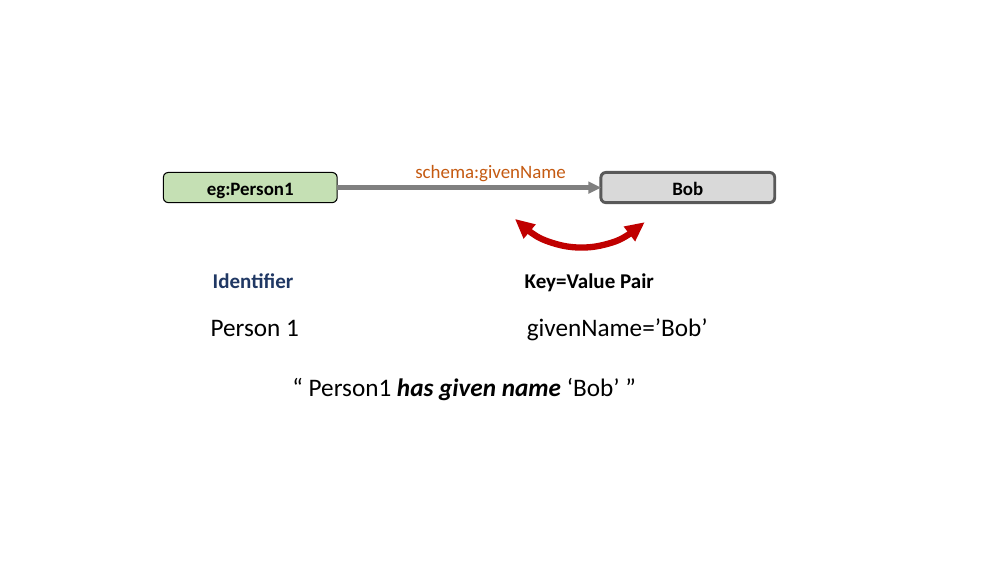
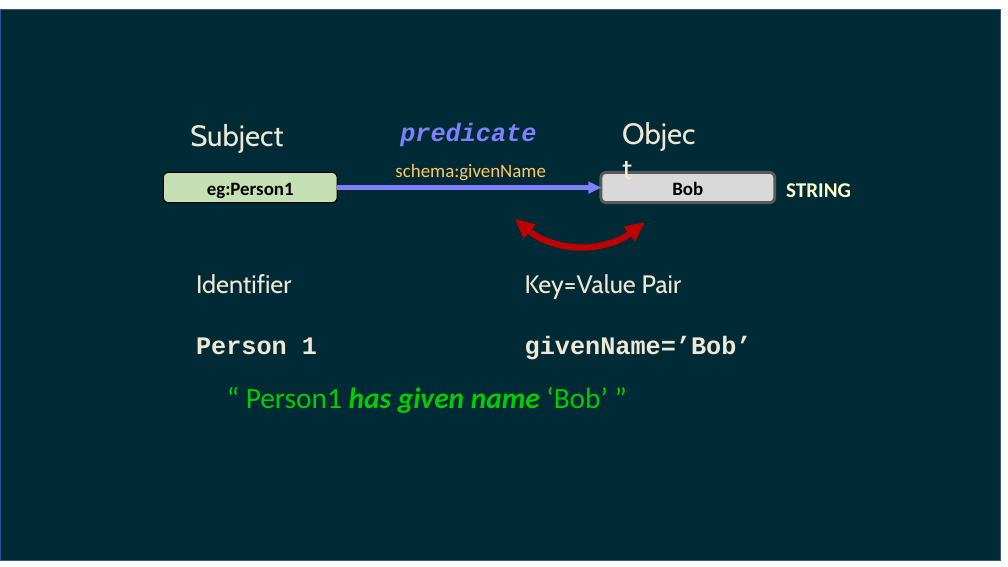
Before and after one commit to phuse-org/LinkedDataWorkshop, a slide deck: slide 2 of EUConnect18/presentation/images/ImagesForPres.pptx (slide 1 before the commit). Drawn at 1008x567 pixels with LibreOffice and Linux fonts; fonts in the diff are those of the drawing. Boxes give left, top, right and bottom in pixels: in the first picture for what was removed or moved away, otherwise in the second. Text is boxed around its words. In the diff, an @@ line names an element or a change of style, - is before the commit and + after.

```diff
--- a/EUConnect18/presentation/images/ImagesForPres.pptx
+++ b/EUConnect18/presentation/images/ImagesForPres.pptx
@@ rectangle added at [0, 10, 1000, 561], fill #002B36, outline #325491 1 pt @@
@@ text added at [615, 111, 712, 154], 28 pt, text #EEE8D5 @@
+Object
@@ text added at [190, 124, 283, 153], 28 pt, text #EEE8D5 @@
+Subject
@@ text added at [400, 122, 536, 147], 24 pt, text #8080FF, bold, italic @@
+predicate
@@ text "schema:givenName": place and size @@
-text "schema:givenName" at [415, 165, 565, 182]
+text "schema:givenName" at [395, 164, 545, 181]
@@ text "schema:givenName" at [395, 164, 545, 181]: text colour #C55A11 to #FFC862 @@
@@ arrow (337, 188) - (601, 188): stroke #808080 4 pt to #8080FF 4 pt @@
@@ text added at [786, 183, 851, 197], 20 pt, text #FFFFCC, bold @@
+STRING
@@ text "Identifier": place and size @@
-text "Identifier" at [213, 273, 294, 288]
+text "Identifier" at [196, 274, 291, 294]
@@ text "Identifier" at [196, 274, 291, 294]: size 20 to 24 pt, font Calibri to Cabin, text colour #203864 to #EEE8D5, bold off @@
@@ text "Key=Value Pair" at [525, 274, 682, 299]: size 20 to 24 pt, font Calibri to Cabin, text colour #000000 to #EEE8D5, bold off @@
@@ text at [211, 318, 708, 341]: paragraph removed @@
-Person 1 givenName=’Bob’
@@ text added at [196, 337, 317, 355], 24 pt, text #EEE8D5, bold @@
+Person 1
@@ text added at [525, 336, 752, 360], 24 pt, text #EEE8D5, bold @@
+givenName=’Bob’
@@ text "“ Person1 has given name ...": place and size @@
-text "“ Person1 has given name ..." at [211, 318, 708, 401]
+text "“ Person1 has given name ..." at [246, 387, 608, 413]
@@ text "“ Person1 has given name ..." at [246, 387, 608, 413]: size 24 to 28 pt, text colour #000000 to #00CC00 @@
```
Also in this commit, not shown: 2 other slides changed, 3 slides added, 1 slide removed, 11 other files.
